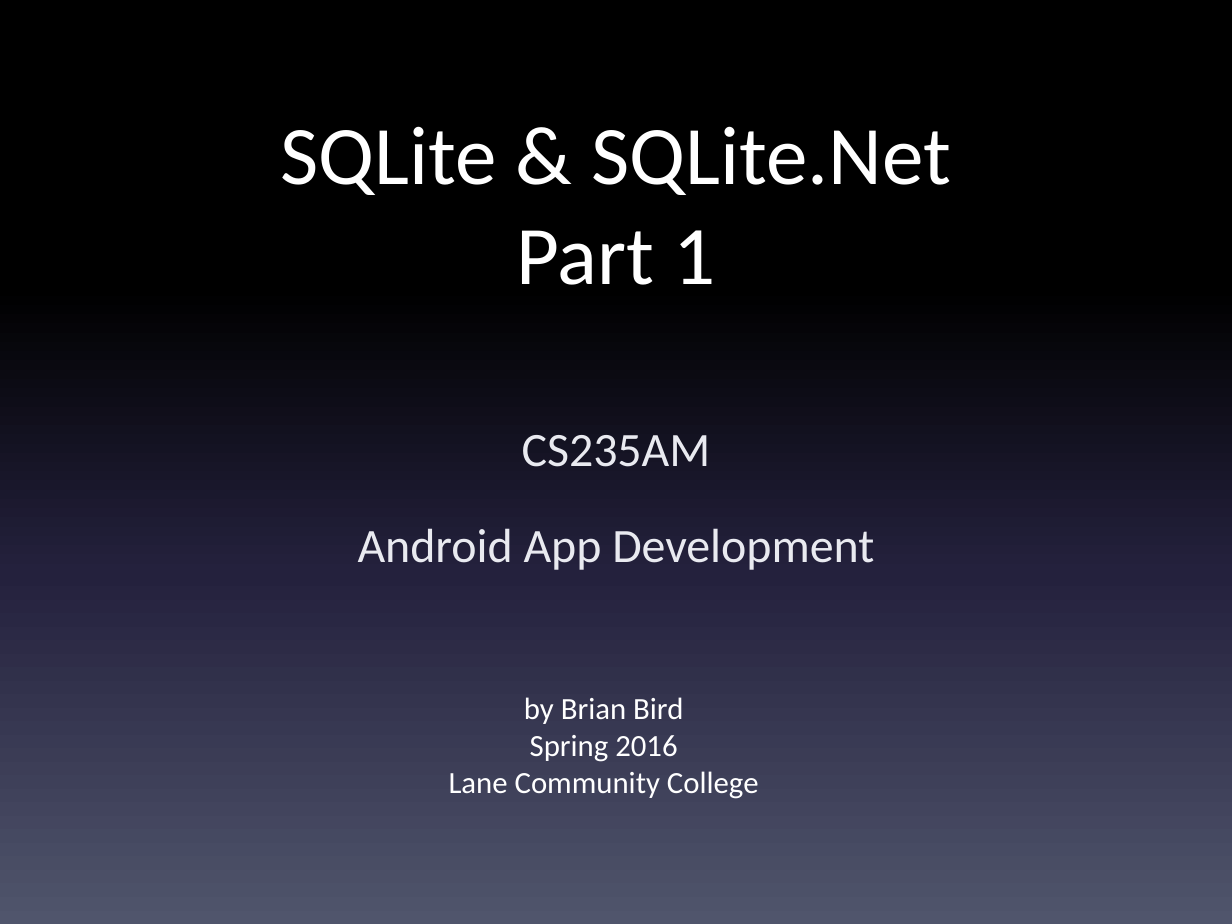
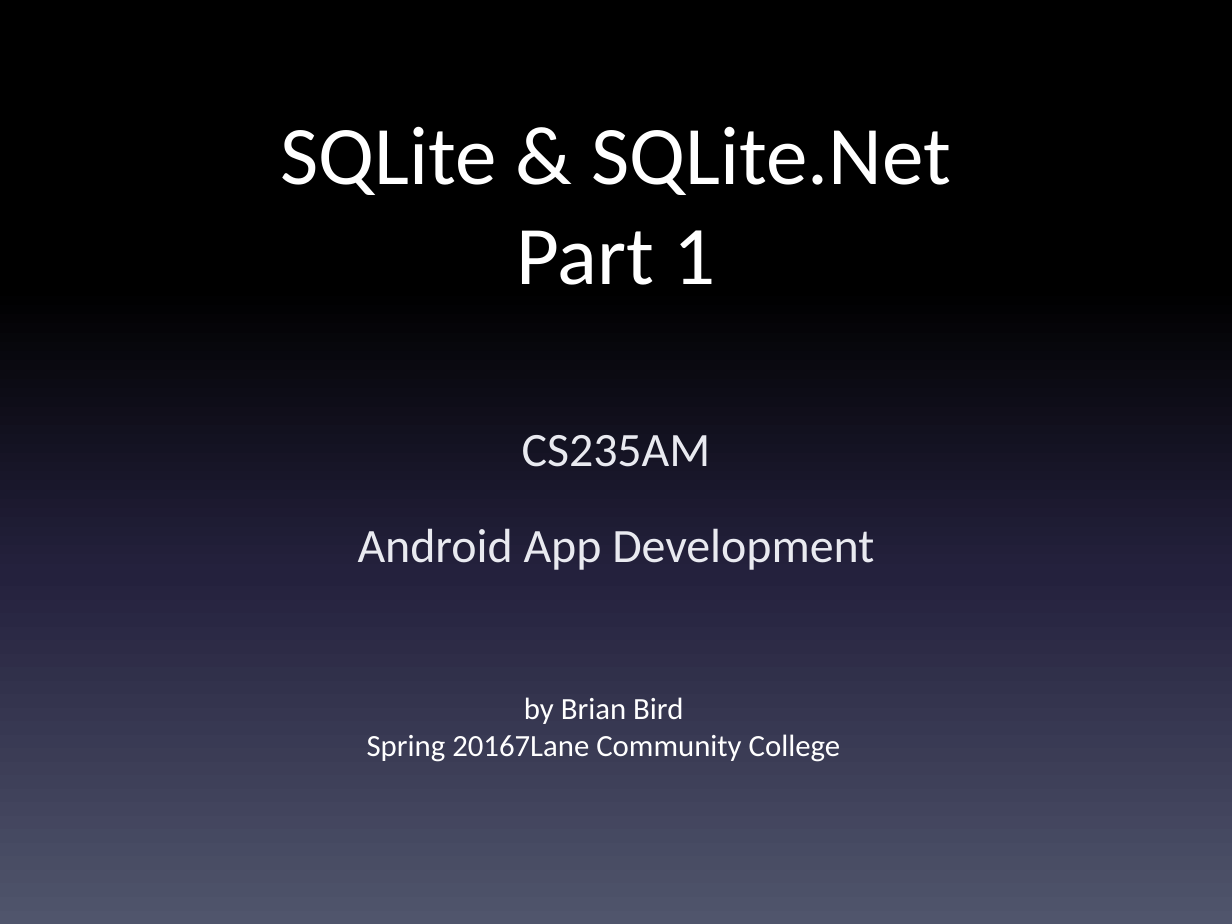
Before and after one commit to LCC-CIT/CS235AM-CourseMaterials, a slide deck: slide 1 of Notes and Slides/Wk7Day1-SQLite.pptx. Drawn at 1232x924 pixels with LibreOffice and Linux fonts; fonts in the diff are those of the drawing. Boxes give left, top, right and bottom in pixels: in the first picture for what was removed or moved away, otherwise in the second. Text is boxed around its words. In the diff, an @@ line names an element or a change of style, - is before the commit and + after.

```diff
--- a/Notes and Slides/Wk7Day1-SQLite.pptx
+++ b/Notes and Slides/Wk7Day1-SQLite.pptx
@@ text "by Brian Bird": place and size @@
-text "by Brian Bird" at [449, 697, 759, 799]
+text "by Brian Bird" at [367, 697, 841, 762]
@@ text at [367, 734, 841, 762]: text changed @@
-Spring 2016
-Lane Community College
+Spring 20167Lane Community College
```
Also in this commit, not shown: 1 other slide changed.
